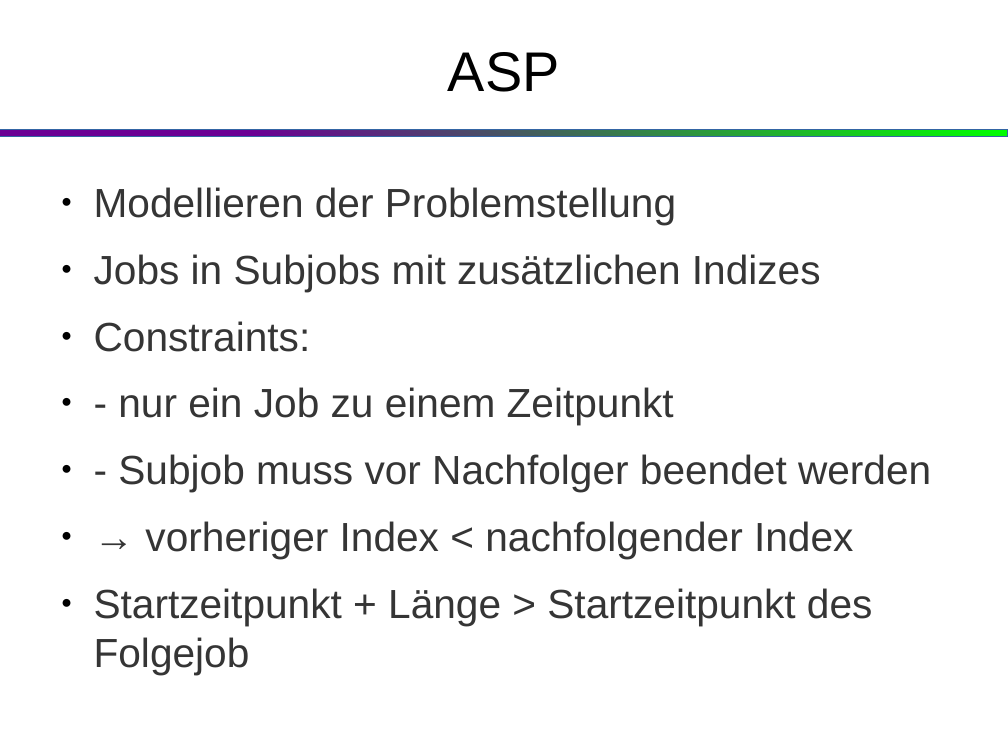
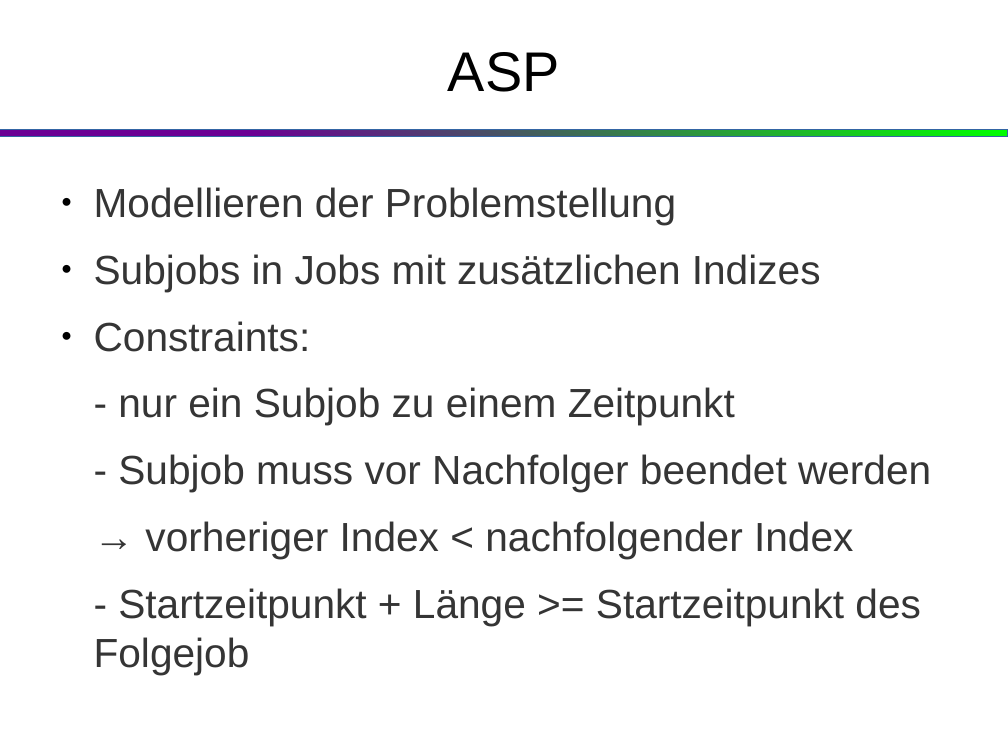
Before and after one commit to klaus94/ProbSolv_Search_AI_Project, a slide deck: slide 5 of paesentation.odp. Drawn at 1008x756 pixels with LibreOffice and Linux fonts; fonts in the diff are those of the drawing. Boxes give left, top, right and bottom in pixels: in the first picture for what was removed or moved away, otherwise in the second. Text is boxed around its words. In the diff, an @@ line names an element or a change of style, - is before the commit and + after.

```diff
--- a/paesentation.odp
+++ b/paesentation.odp
@@ text at bbox=[94, 254, 821, 292]: text changed @@
-● Jobs in Subjobs mit zusätzlichen Indizes
+● Subjobs in Jobs mit zusätzlichen Indizes
@@ text at bbox=[118, 387, 735, 425]: text changed @@
-● - nur ein Job zu einem Zeitpunkt
+- nur ein Subjob zu einem Zeitpunkt
@@ text at bbox=[94, 588, 921, 674]: text changed @@
-● Startzeitpunkt + Länge > Startzeitpunkt des Folgejob
+- Startzeitpunkt + Länge >= Startzeitpunkt des Folgejob
```
Also in this commit, not shown: 3 other files.
